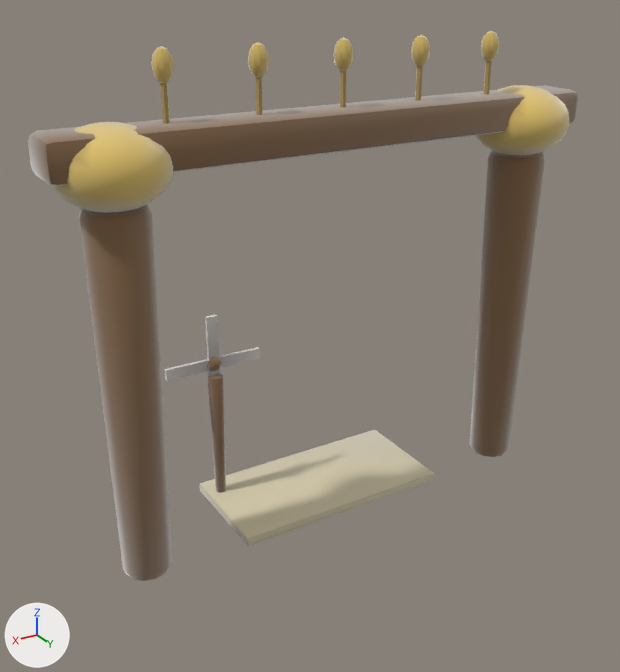
The glTF model assets/models/gates/a1c72d08.glb: old version first, new version second.
One viewpoint serves both versions: a 50 mm camera at (4.35, 6.67, 5.4) aimed at (0.17, -0.29, 1.92). The lights are fixed; the arrows at lower left show +X, +Y and +Z. The older version comes first. Vertices at exactly the same position are counted once.

Names of what the first picture shows: 'gate_a1c72d08'.
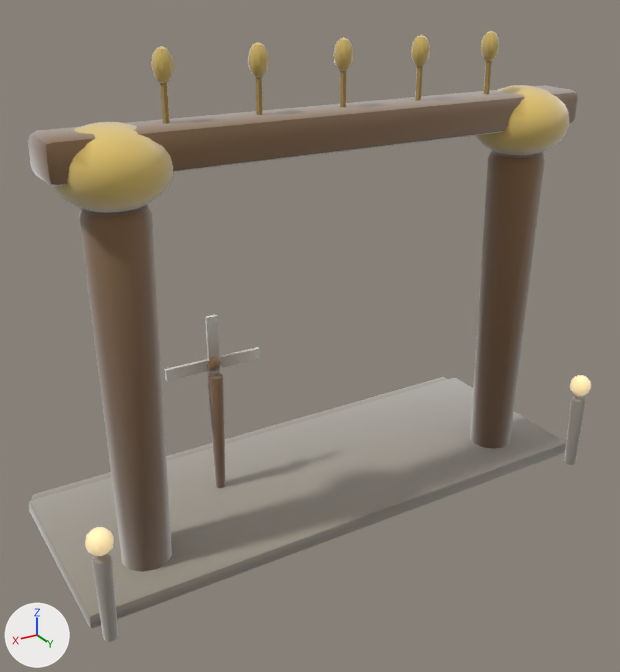
Location of each change, (x1, y1, x2, y2) in pixels of the pictures (620 x 672 px):
'gate_a1c72d08', reshaped (11% taller)
    before: (28, 31, 578, 581)
    after: (28, 31, 591, 642)
part 1 of me_gate_a1c72d08, added
    after: (570, 375, 591, 396)
part 2 of me_gate_a1c72d08, added (beige)
    after: (85, 527, 114, 556)
part 3 of me_gate_a1c72d08, added
    after: (564, 396, 586, 465)
part 4 of me_gate_a1c72d08, added
    after: (92, 553, 118, 642)
part 5 of me_gate_a1c72d08, added
    after: (29, 378, 566, 628)
part 6 of me_gate_a1c72d08, added (mostly hidden)
    after: (32, 377, 448, 500)
part 7 of me_gate_a1c72d08, edited (looks the same)
    both: (28, 33, 578, 572)

The change, as a list of edits to the scene's bpy script:
```text
Add mat_clay__ffe2a8_0_95__ffe2a8:
    mat_clay__ffe2a8_0_95__ffe2a8 = bpy.data.materials.new('clay_#FFE2A8_0.95_#FFE2A8')
    # nodes: BsdfPrincipled, Mix, OutputMaterial, VertexColor
    # colours: beige #bca67a, beige #ffe2a8, mixed with the vertex colours
Add mat_clay__9e978a_0_93:
    mat_clay__9e978a_0_93 = bpy.data.materials.new('clay_#9E978A_0.93_-')
    # nodes: BsdfPrincipled, Mix, OutputMaterial, VertexColor
    # colours: grey #9e978a, mixed with the vertex colours
Add mat_clay__b9b2a2_0_93:
    mat_clay__b9b2a2_0_93 = bpy.data.materials.new('clay_#B9B2A2_0.93_-')
    # nodes: BsdfPrincipled, Mix, OutputMaterial, VertexColor
    # colours: grey #b9b2a2, mixed with the vertex colours
Change me_gate_a1c72d08:
    used by ob_gate_a1c72d08; location = (0.0, 0.0, 0.0)
    remove me_gate_a1c72d08.from_pydata(...)  # 1230 vertices, 2372 faces; spans x -2.77..2.77, y -1.0..0.5, z -0.01..4.83
    add me_gate_a1c72d08.from_pydata(...)  # 1730 vertices, 3344 faces; spans x -2.94..2.94, y -1.71..0.84, z -0.01..4.83
    me_gate_a1c72d08 part 1: a new loose piece, a UV sphere (10 segments, 6 rings, poles along z) spanning x -2.93..-2.69, y 0.61..0.84, z 0.9..1.14, in mat_clay__ffe2a8_0_95__ffe2a8
    me_gate_a1c72d08 part 2: the loose piece of 52 vertices spanning x 0.95..1.13, y -0.87..-0.69, z 1.53..1.71 is copied, and the copy is scaled about its middle by (1.34, 1.34, 1.35), then moved by (1.77, 1.5, -0.6), in mat_clay__ffe2a8_0_95__ffe2a8; it spans x 2.69..2.93, y 0.61..0.84, z 0.9..1.14
    me_gate_a1c72d08 part 3: a new loose piece of 114 vertices spanning x -2.9..-2.73, y 0.64..0.8, z 0.0..0.86, in mat_clay__9e978a_0_93
    me_gate_a1c72d08 part 4: a new loose piece of 114 vertices spanning x 2.73..2.89, y 0.64..0.8, z 0.0..0.86, in mat_clay__9e978a_0_93
    me_gate_a1c72d08 part 5: a new loose piece of 56 vertices spanning x -2.94..2.94, y -1.55..0.55, z 0.0..0.16, in mat_clay__9e978a_0_93
    me_gate_a1c72d08 part 6: a new loose piece of 56 vertices spanning x -2.87..2.87, y -1.71..-1.37, z 0.0..0.12, in mat_clay__9e978a_0_93
    me_gate_a1c72d08 part 7: 2113 kept faces spanning x -2.77..2.77, y -1.0..0.5, z -0.01..4.81 get new vertex colours
    other edits to the shape of me_gate_a1c72d08 do not show in these pictures
    add me_gate_a1c72d08.materials.append(mat_clay__9e978a_0_93)
    add me_gate_a1c72d08.materials.append(mat_clay__b9b2a2_0_93)
    add me_gate_a1c72d08.materials.append(mat_clay__ffe2a8_0_95__ffe2a8)
```
